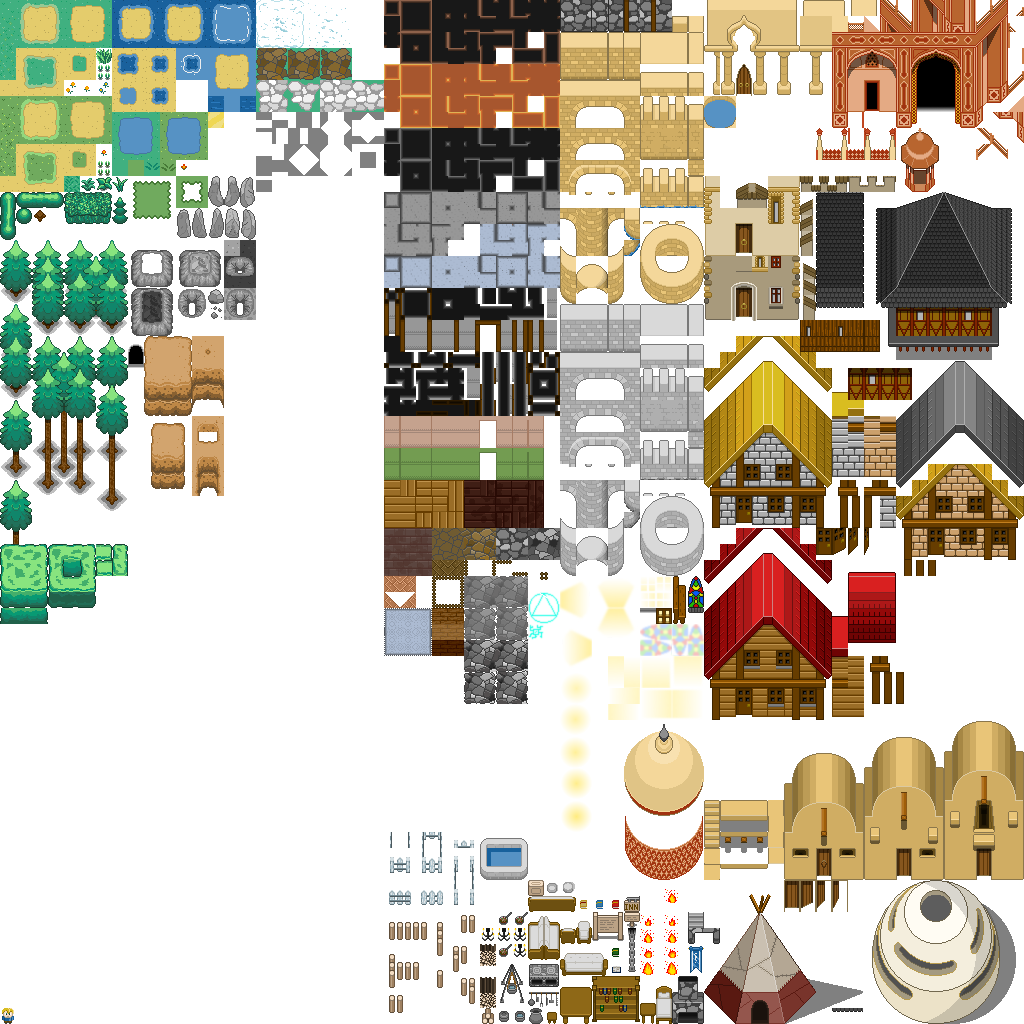
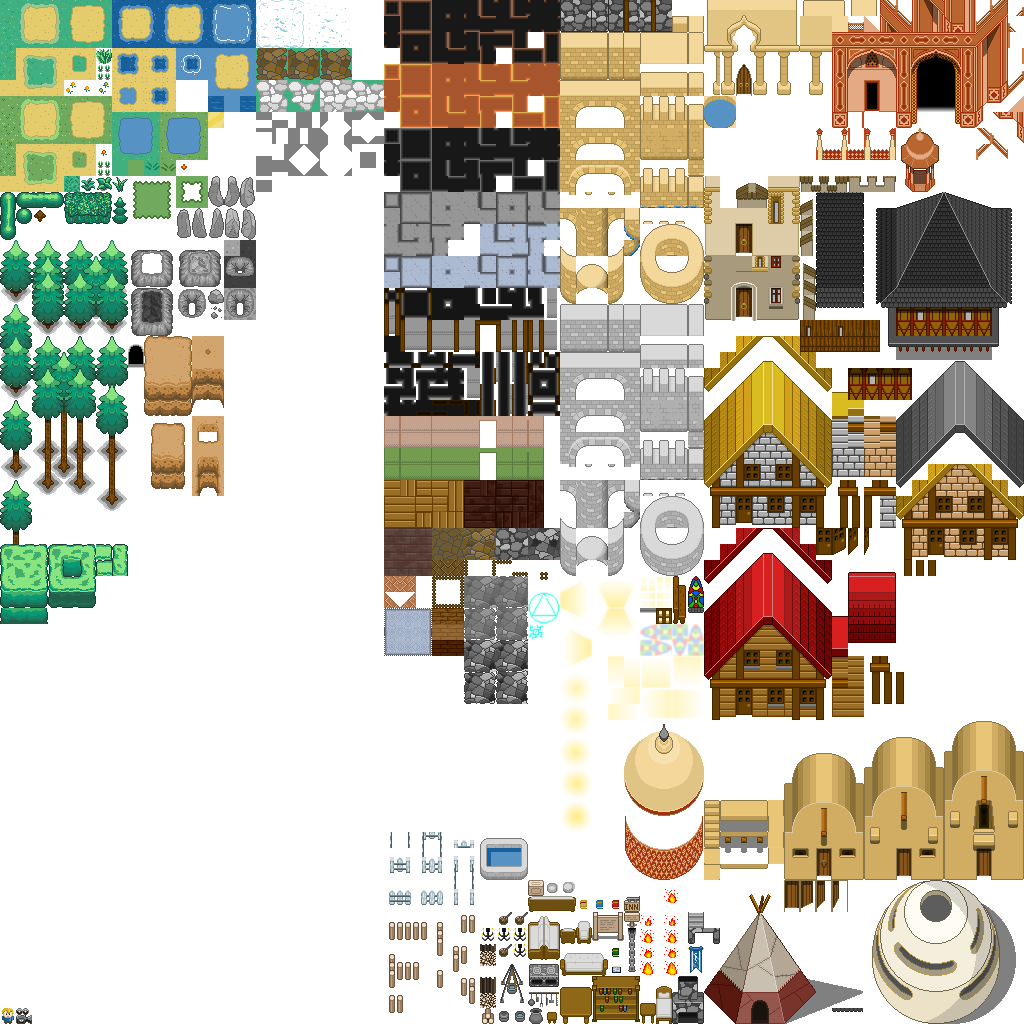
The second w=1024, h=1024 image is a revision of the first. Changes to its layers:
painted on "limbusdev_world2.png" over [16,1008,32,1024]
